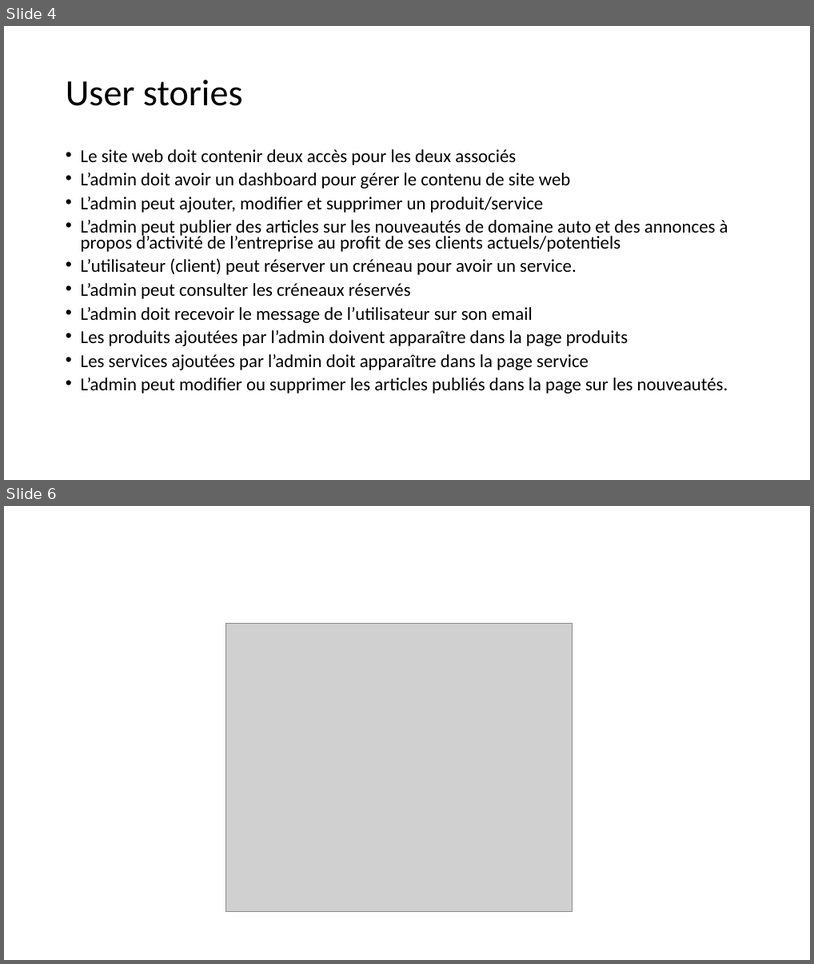
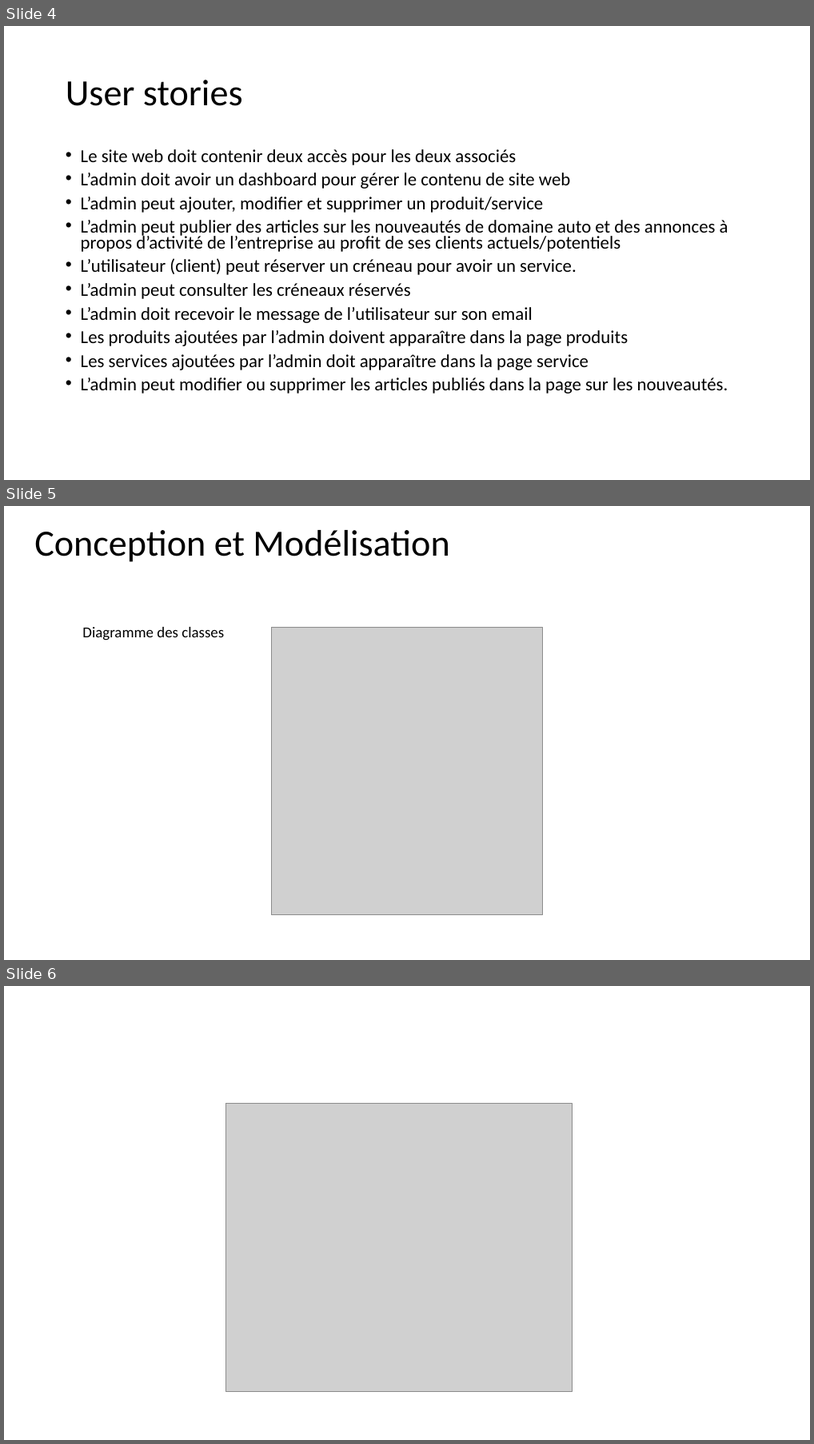
Before and after one commit to saidworks/fil_rouge, a slide deck: Presentation.pptx. Shown one above the other, each under a label of ours: slides 4 and 6 before the commit, slides 4, 5 and 6 after it; the slides between them are not shown. The pictures are 814x964 and 814x1444 pixels, drawn with LibreOffice and Linux fonts; fonts in the diff are those of the drawing; grey boxes stand for pictures. Boxes give left, top, right and bottom in pixels: in the first picture for what was removed or moved away, otherwise in the second. Text is boxed around its words. In the diff, an @@ line names an element or a change of style, - is before the commit and + after.

```diff
--- a/Presentation.pptx
+++ b/Presentation.pptx
@@ slide 5 added at (4,506,810,960), background #FFFFFF @@
@@ title added at (34,530,450,562), 44 pt, text #000000 @@
+Conception et Modélisation
@@ text added at (82,627,224,640), 18 pt, text #000000 @@
+Diagramme des classes
@@ picture added at (271,627,543,915) @@
```
Also in this commit, not shown: 3 slides changed, 3 other slides added, 5 slides removed, 6 other files.
